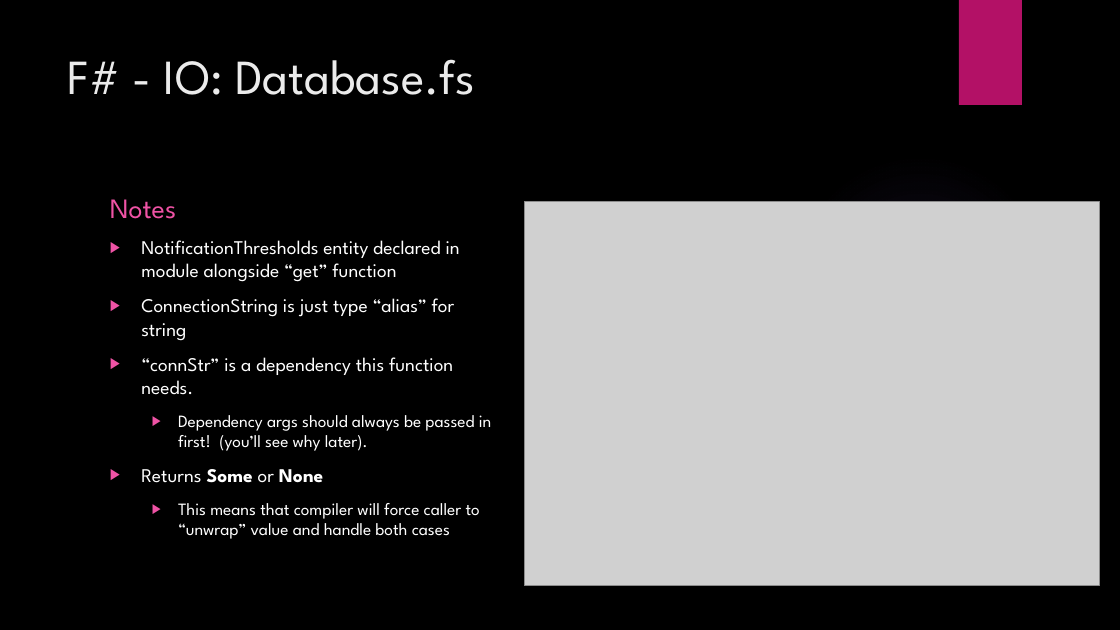
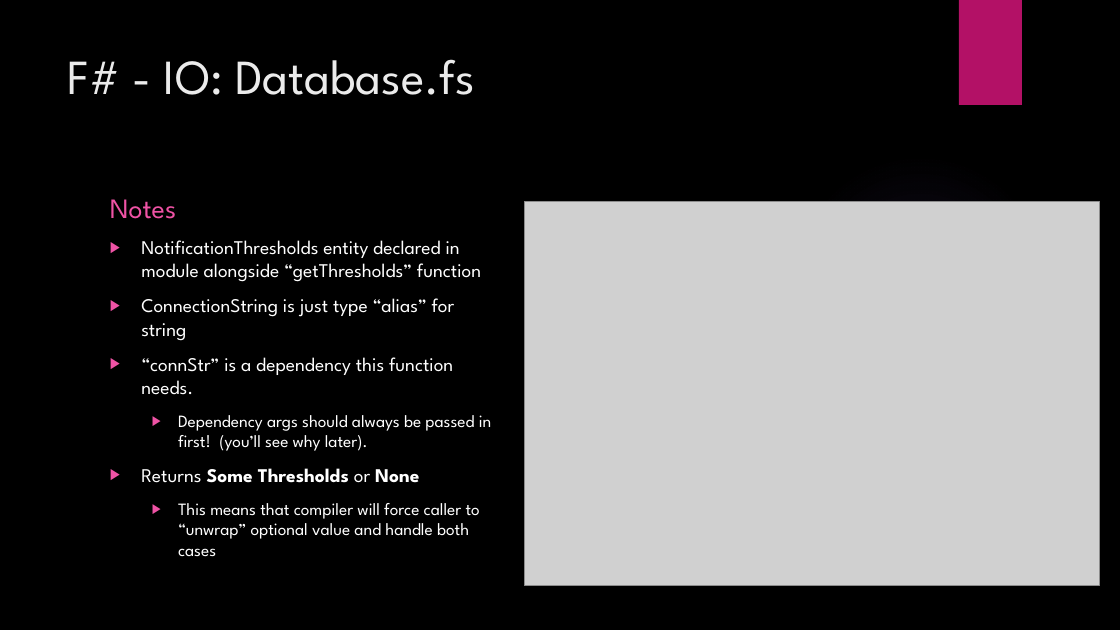
Before and after one commit to JordanMarr/TradeMinderFSharp, a slide deck: slide 18 of TradeMinder F# - C#.pptx. Drawn at 1120x630 pixels with LibreOffice and Linux fonts; fonts in the diff are those of the drawing; grey boxes stand for pictures; background and template pictures are left out. Boxes give left, top, right and bottom in pixels: in the first picture for what was removed or moved away, otherwise in the second. Text is boxed around its words. In the diff, an @@ line names an element or a change of style, - is before the commit and + after.

```diff
--- a/TradeMinder F# - C#.pptx
+++ b/TradeMinder F# - C#.pptx
@@ text at (141,240,481,282): text changed @@
-▶ NotificationThresholds entity declared in module alongside “get” function
+▶ NotificationThresholds entity declared in module alongside “getThresholds” function
@@ text at (141,468,480,557): text changed @@
-▶ Returns Some or None
-  ▶ This means that compiler will force caller to “unwrap” value and handle both cases
+▶ Returns Some Thresholds or None
+  ▶ This means that compiler will force caller to “unwrap” optional value and handle both cases
```
Also in this commit, not shown: 21 other slides changed.
